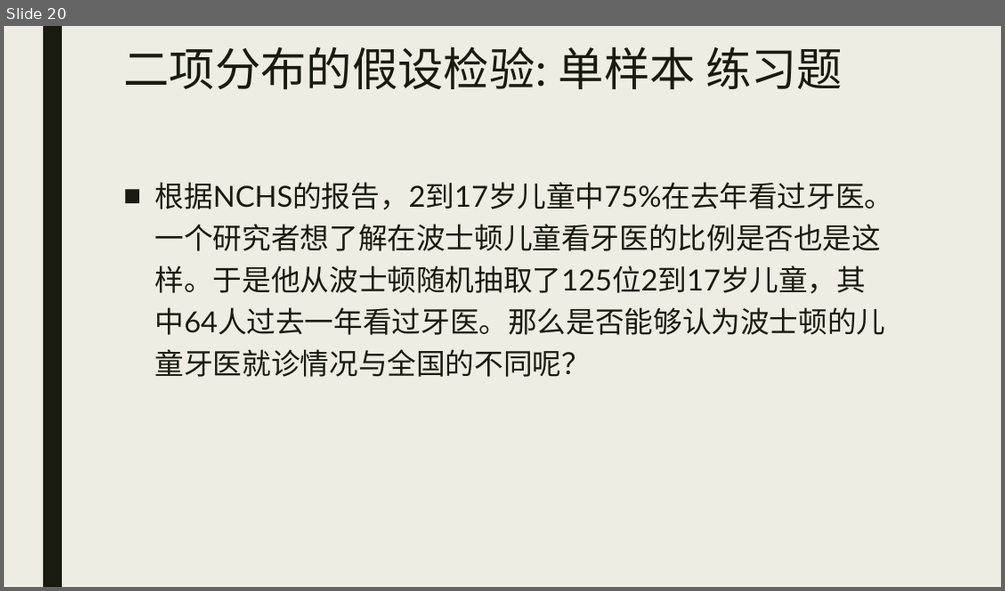
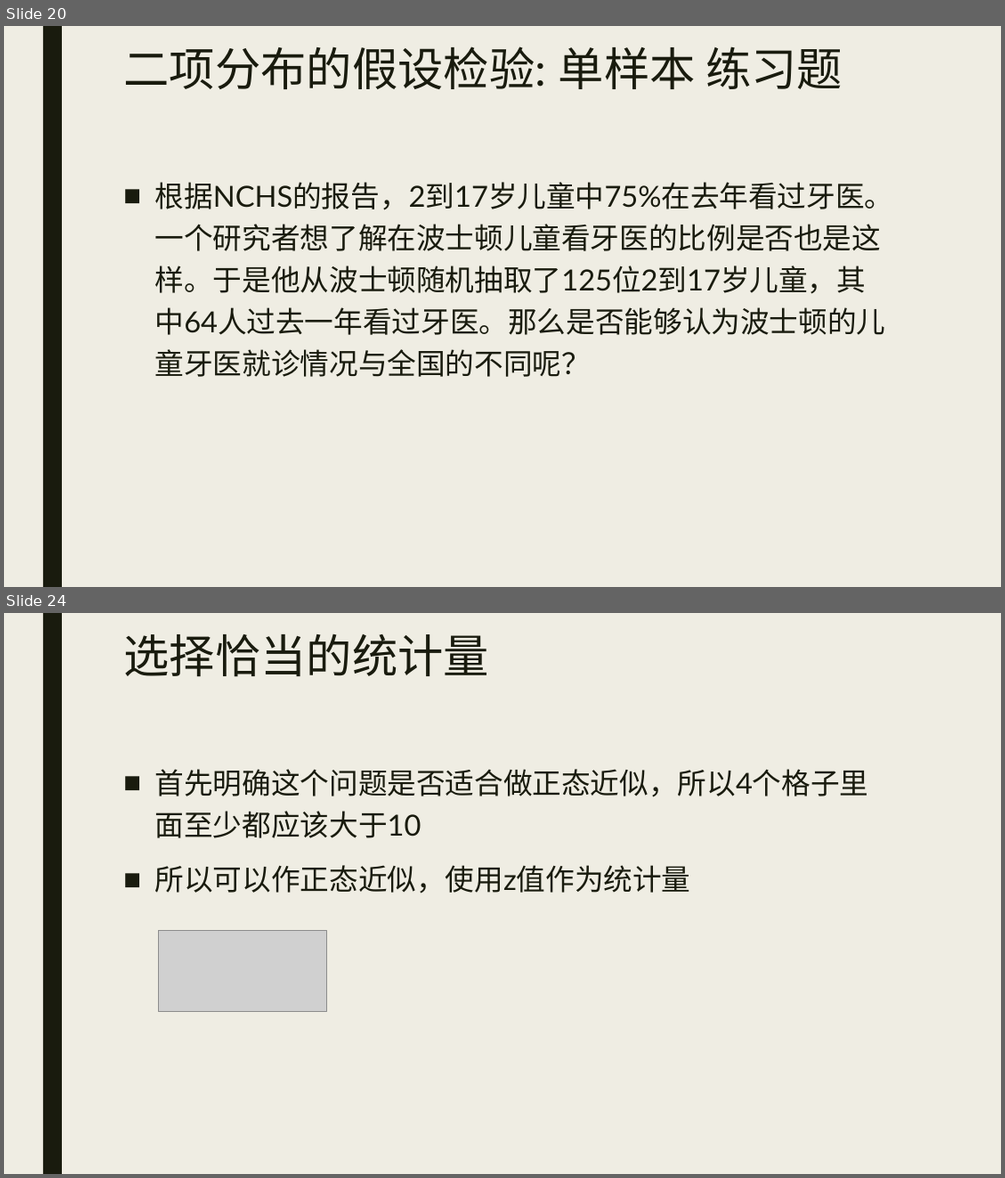
Before and after one commit to beneon/medstat, a slide deck: lect-6/二分变量的检验以及样本量估计.pptx. Shown one above the other, each under a label of ours: slide 20 before the commit, slides 20 and 24 after it; the slides between them are not shown. The pictures are 1005x591 and 1005x1178 pixels, drawn with LibreOffice and Linux fonts; fonts in the diff are those of the drawing; grey boxes stand for pictures. Boxes give left, top, right and bottom in pixels: in the first picture for what was removed or moved away, otherwise in the second. Text is boxed around its words. In the diff, an @@ line names an element or a change of style, - is before the commit and + after.

```diff
--- a/lect-6/二分变量的检验以及样本量估计.pptx
+++ b/lect-6/二分变量的检验以及样本量估计.pptx
@@ slide 24 added at box(4, 613, 1001, 1174), background #EFEDE3; not listed: 1 template element that a slide beside it also shows @@
@@ title added at box(123, 634, 489, 677), 44 pt, text #191B0E @@
+选择恰当的统计量
@@ text added at box(155, 769, 869, 893), 28 pt, text #191B0E @@
+■ 首先明确这个问题是否适合做正态近似，所以4个格子里面至少都应该大于10
+■ 所以可以作正态近似，使用z值作为统计量
@@ picture added at box(158, 931, 326, 1012) @@
```
Also in this commit, not shown: 17 other slides added.
